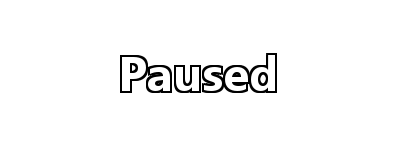
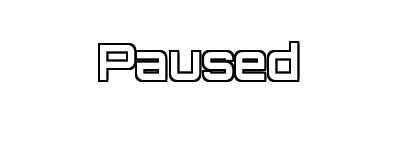
Comparing the layer stacks of the two 400x150 images. Changes:
painted on "Paused" over box(100, 43, 298, 91)
painted on "Paused #8" over box(102, 45, 300, 93)
painted on "Paused #7" over box(102, 43, 300, 91)
painted on "Paused #6" over box(102, 41, 300, 89)
painted on "Paused #5" over box(98, 41, 296, 89)
painted on "Paused #4" over box(98, 43, 296, 91)
painted on "Paused #3" over box(98, 45, 296, 93)
painted on "Paused #2" over box(100, 45, 298, 93)
painted on "Paused #1" over box(100, 41, 298, 89)
